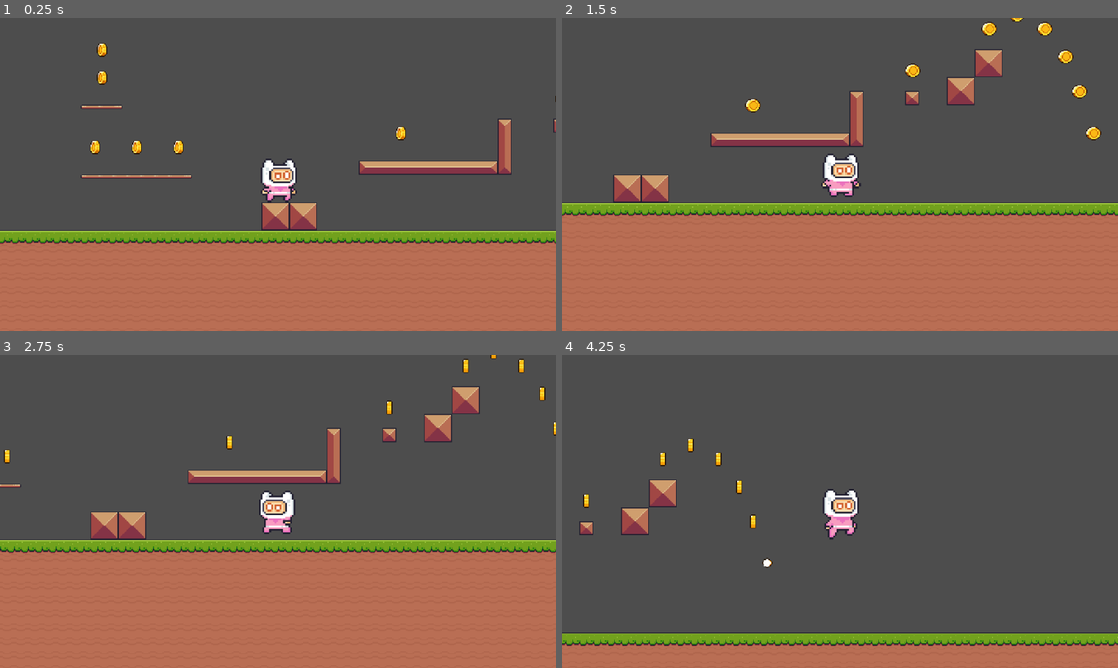
Above: before the commit, frames 1-4 (two rows, left to right).
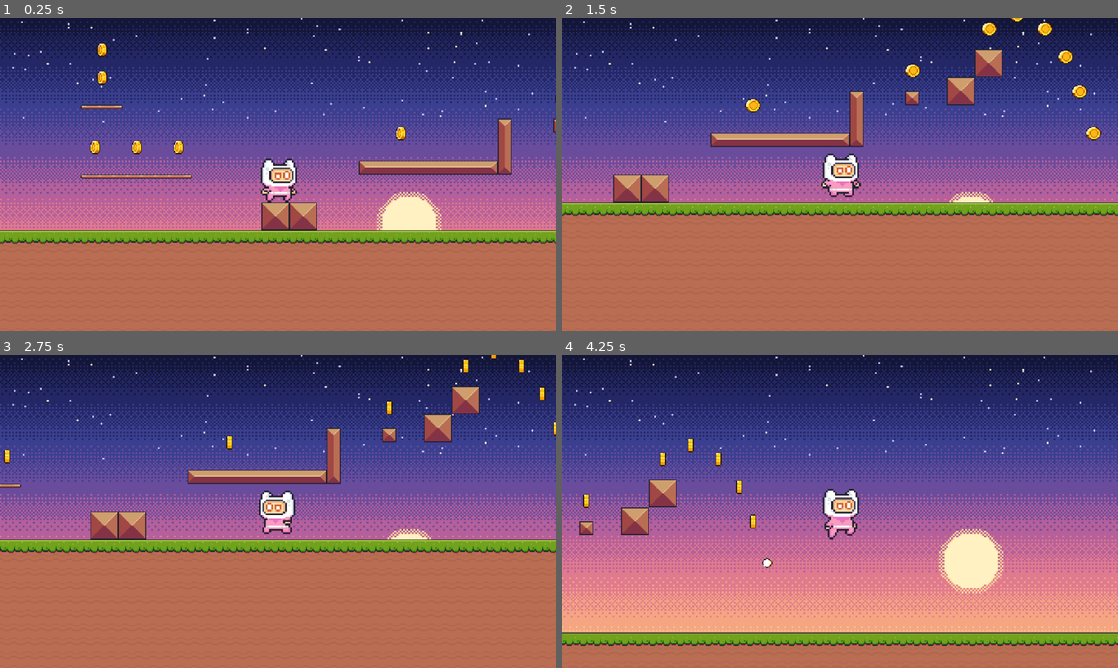
Above: after the commit, the same moments.

Repository: Alestln/first_game
Game: Godot game, scene res://Scenes/world.tscn
Two runs of this game, one before a commit and one after it. Both use one fixed random seed, a clock stepped at 60 frames per second and the inputs below.
Inputs:
- Up to frame 1 (0.25 s): no input
- Up to frame 2 (1.5 s): hold D (move_right) from 0.53 s (still down); tap Space (jump) at 0.77 s
- Up to frame 3 (2.75 s): tap Space (jump) at 1.52 s; release D (move_right) at 2.03 s; hold A (move_left) from 2.03 s (still down)
- Up to frame 4 (4.25 s): release A (move_left) at 2.78 s; hold D (move_right) from 2.78 s (still down); tap Space (jump) at 3.02, 3.77 s

The runs differ from the first frame. In frame 1, 64% of the frame differs, in the area x 0-100%, y 0-68%; in frame 2, 54%; in frame 3, 55%; in frame 4, 87%, in the area x 0-100%, y 0-89%.

Commit message:
Step 2: static sky (CanvasLayer + TextureRect)

Diff:
--- a/Scenes/world.tscn
+++ b/Scenes/world.tscn
@@ -3,6 +3,7 @@
 [ext_resource type="Texture2D" uid="uid://3aak82msx72u" path="res://assets/tilesets/terrain (16x16).png" id="1_go701"]
 [ext_resource type="PackedScene" uid="uid://8p1yvuc4go0h" path="res://scenes/player.tscn" id="2_go701"]
 [ext_resource type="PackedScene" uid="uid://yfsd1w4reptb" path="res://scenes/coin.tscn" id="3_5a7ea"]
+[ext_resource type="Texture2D" path="res://assets/backgrounds/parallax_backgrounds/mountains/sky.png" id="4_sky"]
 
 [sub_resource type="TileSetAtlasSource" id="TileSetAtlasSource_5a7ea"]
 texture = ExtResource("1_go701")
@@ -115,6 +116,20 @@
 
 [node name="World" type="Node2D" unique_id=635685941]
 
+[node name="SkyLayer" type="CanvasLayer" parent="."]
+layer = -10
+
+[node name="Sky" type="TextureRect" parent="SkyLayer"]
+anchors_preset = 15
+anchor_right = 1.0
+anchor_bottom = 1.0
+grow_horizontal = 2
+grow_vertical = 2
+mouse_filter = 2
+texture = ExtResource("4_sky")
+expand_mode = 1
+stretch_mode = 6
+
 [node name="TileMapLayers" type="Node2D" parent="." unique_id=447153664]
 
 [node name="Environment" type="TileMapLayer" parent="TileMapLayers" unique_id=1379970960]
Binary file added: assets/backgrounds/parallax_backgrounds/mountains/sky.png
